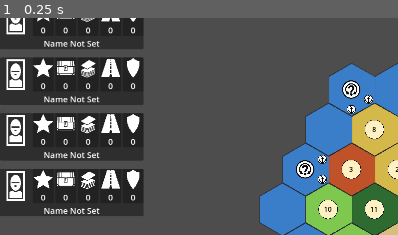
Above: before the commit, frame 1.
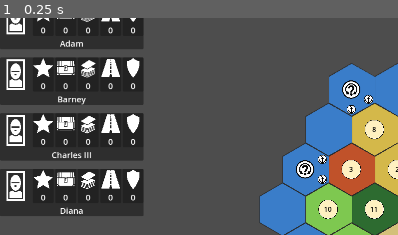
Above: after the commit, the same moment.

Repository: Thaerious/settled
Game: Godot game, scene res://game_scene.tscn
The game is run twice, just before and just after one commit, with the same random seed, the same clock (stepped at 60 frames per second) and the same inputs.
Inputs:
- Up to frame 1 (0.25 s): no input
The pictures show only the part of the screen within x 0-50%, y 5-55%; the shares and areas given below are measured in that part.

The runs differ from the first frame. In frame 1, 1.1% of the frame differs, in the area x 11-26%, y 10-91%.

Commit message:
made steal dialog

Diff:
--- a/game_board/game_board.gd
+++ b/game_board/game_board.gd
@@ -145,7 +145,7 @@
 
 func show_initial_house_targets_hnd():
 	var corners = Game.model.all_corners()
-	var houses = Game.model.all_buildings()
+	var houses = Game.model.get_all_buildings()
 	var neighbors := houses.map(Axial.neighbors_of)
 	houses = houses.add_all(neighbors)
 	corners = corners.difference(houses)
--- /dev/null
+++ b/hud/pirate_dialog/pirate_dialog.gd
@@ -0,0 +1,40 @@
+class_name PirateDialog
+extends PanelContainer
+
+
+var buttons: Array[Button]
+
+
+# Called when the node enters the scene tree for the first time.
+func _ready():
+	EventBus.update_player_phase.connect(self._update_player_phase)
+	for i in range(4):
+		buttons[i] = get_node("%Button%s" % i)
+
+func _label_buttons() -> void:
+	for id in range(Game.player_count):
+		var count = Game.model.count_resources(id)
+		var player_name = Game.model.player_names[id]
+		buttons[id].text = "Steal from %s with %s resourses" % [player_name, count]
+		buttons[id].visible = false
+
+
+func _update_player_phase(current_player: int, phase: Model.GamePhase) -> void:
+	self.visible = false
+
+	if phase != Model.GamePhase.STEAL_RESOURCES: return
+	if current_player != Game.model.get_current_player(): return
+
+	self._label_buttons()
+
+	var robber := Game.model.get_robber()
+	var corners := robber.corners()
+	var buildings := corners.intersect(Game.model.get_all_buildings())
+
+	for ax:Axial in buildings:
+		var corner_owner = Game.model.get_owner(ax)
+		if corner_owner == -1: continue
+		if corner_owner == Game.self_id: continue
+		buttons[corner_owner].visible = true
+
+	self.visible = true
--- /dev/null
+++ b/hud/pirate_dialog/pirate_dialog.tscn
@@ -0,0 +1,29 @@
+[gd_scene load_steps=2 format=3 uid="uid://baabjnmmu7oxg"]
+
+[ext_resource type="Script" uid="uid://djb2mcfegs8yw" path="res://hud/pirate_dialog/pirate_dialog.gd" id="1_06ele"]
+
+[node name="PirateDialog" type="PanelContainer"]
+script = ExtResource("1_06ele")
+
+[node name="VBoxContainer" type="VBoxContainer" parent="."]
+layout_mode = 2
+
+[node name="Button0" type="Button" parent="VBoxContainer"]
+unique_name_in_owner = true
+layout_mode = 2
+text = "Steal From"
+
+[node name="Button1" type="Button" parent="VBoxContainer"]
+unique_name_in_owner = true
+layout_mode = 2
+text = "Steal From"
+
+[node name="Button2" type="Button" parent="VBoxContainer"]
+unique_name_in_owner = true
+layout_mode = 2
+text = "Steal From"
+
+[node name="Button3" type="Button" parent="VBoxContainer"]
+unique_name_in_owner = true
+layout_mode = 2
+text = "Steal From"
--- a/hud/player_panel/player_card.gd
+++ b/hud/player_panel/player_card.gd
@@ -87,15 +87,16 @@
 
 
 func _reset_view() -> void:
-	var cards := Game.model.get_action_cards(player_id)
-	var bank := Game.model.get_bank(player_id)
+	var cards := Game.model.get_action_cards(self.player_id)
+	var bank := Game.model.get_bank(self.player_id)
 	var total_cards := 0
 	for c in cards: total_cards += cards[c]
 
+	self.player_name = Game.model.player_names[self.player_id]
 	self.action_cards = total_cards
-	self.soldiers = Game.model.get_army(player_id)
-	self.roads = Game.model.get_roads(player_id).size()
-	self.victory_points = Game.model.get_victory_points(player_id)
+	self.soldiers = Game.model.get_army(self.player_id)
+	self.roads = Game.model.get_roads(self.player_id).size()
+	self.victory_points = Game.model.get_victory_points(self.player_id)
 
 	var total_resources := 0
 	for r in bank: total_resources += bank[r]
--- a/model/game_instance.gd
+++ b/model/game_instance.gd
@@ -8,9 +8,14 @@
 
 func _ready() -> void:
 	self.model = Model.new()
+
+	# todo this get's replaced by the game genertor
+	self.model.player_names = ["Adam", "Barney", "Charles III", "Diana"]
+
 	EventBus.set_player_view.connect(func(id: int): self.self_id = id)
 	self.call_deferred("_emit_initial_state")
 
 
 func _emit_initial_state() -> void:
 	EventBus.update_player_phase.emit(0, Model.GamePhase.NOT_STARTED)
+	EventBus.reset_view.emit()
--- a/model/model.gd
+++ b/model/model.gd
@@ -68,9 +68,8 @@
 	GAME_OVER,
 }
 
-# var _largest_army_player: int = -1
-# var _longest_road_player: int = -1
 var _current_player: int = 0
+var player_names: Array = [] ## todo this needs a getter
 var _game_phase: GamePhase = GamePhase.NOT_STARTED
 var _pirate: Axial
 var _hexes: AxialSet = AxialSet.new()
@@ -107,6 +106,19 @@
 
 func get_exchange_rate(id: int, r: ResourceTypes) -> int: return self._exchange_rate[id][r]
 
+func count_resource(id: int) -> int:
+	var bank = self.get_bank(id)
+
+	var sum:int = 0
+	sum = sum + bank[ResourceTypes.BRICK]
+	sum = sum + bank[ResourceTypes.WOOD]
+	sum = sum + bank[ResourceTypes.WOOL]
+	sum = sum + bank[ResourceTypes.WHEAT]
+	sum = sum + bank[ResourceTypes.ROCK]
+
+	return sum
+
+
 func has_resources(id: int, brick: int, wood: int, wool: int, wheat: int, rock: int) -> bool:
 	var bank = self._bank[id]
 	if bank[ResourceTypes.BRICK] < brick: return false
@@ -117,6 +129,16 @@
 	return true
 
 
+func get_owner(ax: Axial) -> int:
+	if self._cities.has(ax.key()):
+		return self._cities[ax.key()]
+
+	if self._houses.has(ax.key()):
+		return self._houses[ax.key()]
+
+	return -1
+
+
 func get_roads(id: int) -> AxialEdgeSet:
 	var aset := AxialEdgeSet.new()
 	aset.add_all(self._roads_mirror[id])
@@ -135,7 +157,7 @@
 	return aset
 
 
-func all_buildings(id: int = -1) -> AxialSet:
+func get_all_buildings(id: int = -1) -> AxialSet:
 	var result := AxialSet.new()
 
 	if id == -1:
@@ -208,6 +230,8 @@
 	EventBus.set_exchange_rate.connect(func(id, resource, value):
 		self._exchange_rate[id][resource] = value
 	)
+
+	self.player_names.resize(4)
 
 	for i in range(4):
 		self._bank[i] = {} as Dictionary[ResourceTypes, int]
@@ -327,6 +351,7 @@
 ## Save / Load Methods and Helpers
 func save(path: String) -> void:
 	var data := {
+		"player_names": _serialize_player_names(),
 		"current_player": _current_player,
 		"game_phase": _game_phase,
 		"pirate": _pirate.key(),
@@ -371,6 +396,7 @@
 	_deserialize_int_keyed(_bank, data["bank"])
 	_deserialize_int_keyed(_exchange_rate, data["exchange_rate"])
 	_deserialize_int_keyed(_action_cards, data["action_cards"])
+	_deserialize_player_names(data["player_names"])
 
 	_victory_points.clear()
 	for k in data["victory_points"]: _victory_points[int(k)] = int(data["victory_points"][k])
@@ -396,6 +422,20 @@
 			"ports": hd.ports.to_array().map(Axial.to_key),
 		}
 	return out
+
+
+func _serialize_player_names() -> Dictionary:
+	var out := {}
+	for i in self.player_names.size():
+		out[i] = self.player_names[i]
+	return out
+
+
+func _deserialize_player_names(data: Dictionary) -> void:
+	self.player_names = []
+	self.player_names.resize(data.size())
+	for k in data:
+		self.player_names[int(k)] = data[k]
 
 
 func _deserialize_hex_data(data: Dictionary) -> void:
Not shown, added: hud/pirate_dialog/pirate_dialog.gd.uid
